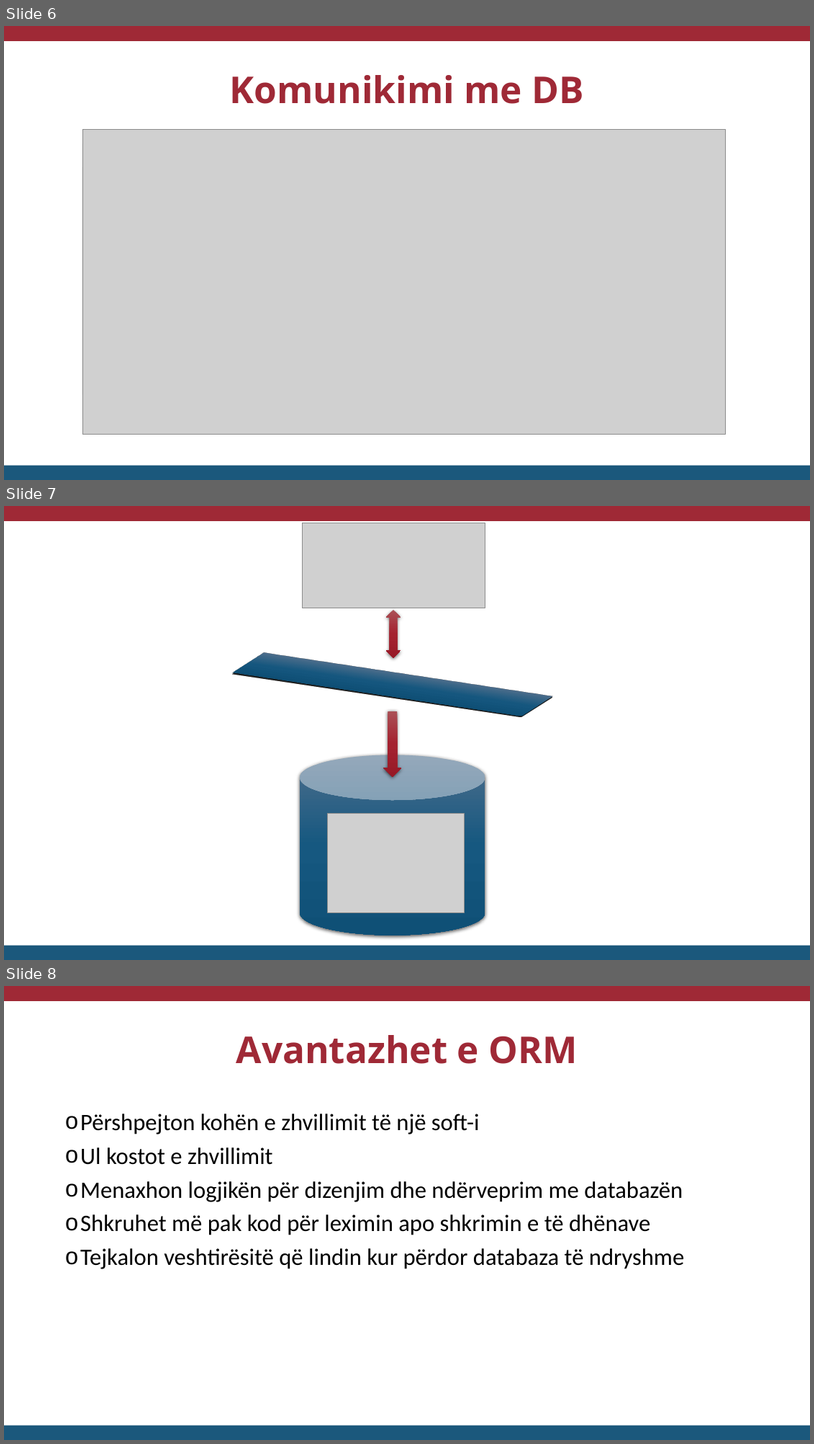
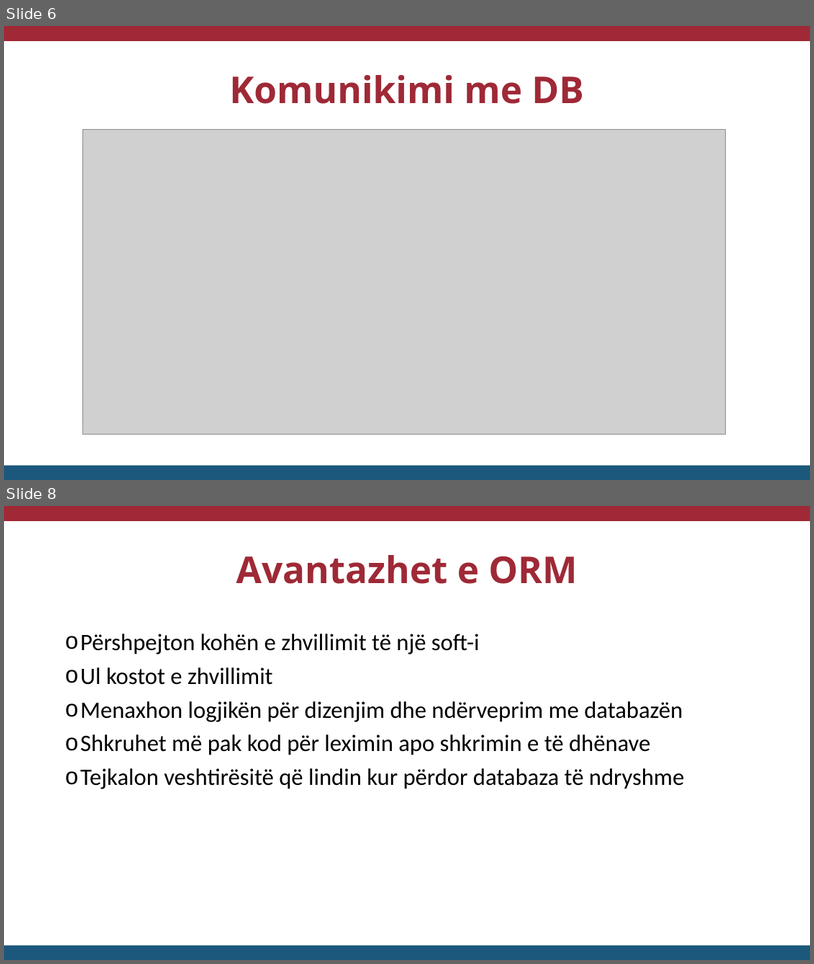
Before and after one commit to Jorind/ORM, a slide deck: ORM.pptx. Shown one above the other, each under a label of ours: slides 6, 7 and 8 before the commit, slides 6 and 8 after it; the slides between them are not shown. The pictures are 814x1444 and 814x964 pixels, drawn with LibreOffice and Linux fonts; fonts in the diff are those of the drawing; grey boxes stand for pictures. Boxes give left, top, right and bottom in pixels: in the first picture for what was removed or moved away, otherwise in the second. Text is boxed around its words. In the diff, an @@ line names an element or a change of style, - is before the commit and + after.

```diff
--- a/ORM.pptx
+++ b/ORM.pptx
@@ slide 7 removed at (4,506,810,960), background #FFFFFF @@
@@ rectangle removed at (4,506,810,521) @@
@@ picture removed at (303,523,486,608) @@
@@ up down arrow removed at (386,610,401,658) @@
@@ round diag rect removed at (232,649,554,720) @@
@@ down arrow removed at (383,711,401,777) @@
@@ cylinder removed at (300,754,485,935) @@
@@ picture removed at (328,813,464,913) @@
@@ rectangle removed at (4,945,810,960) @@
```
Also in this commit, not shown: 1 slide added.
